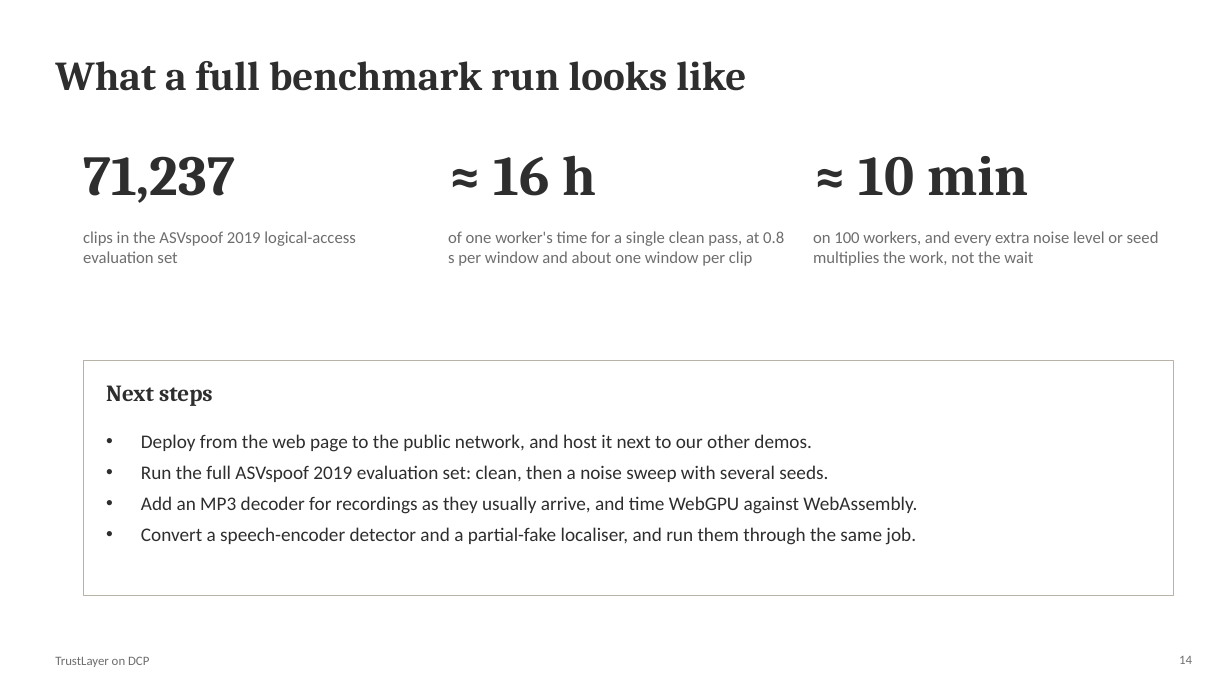
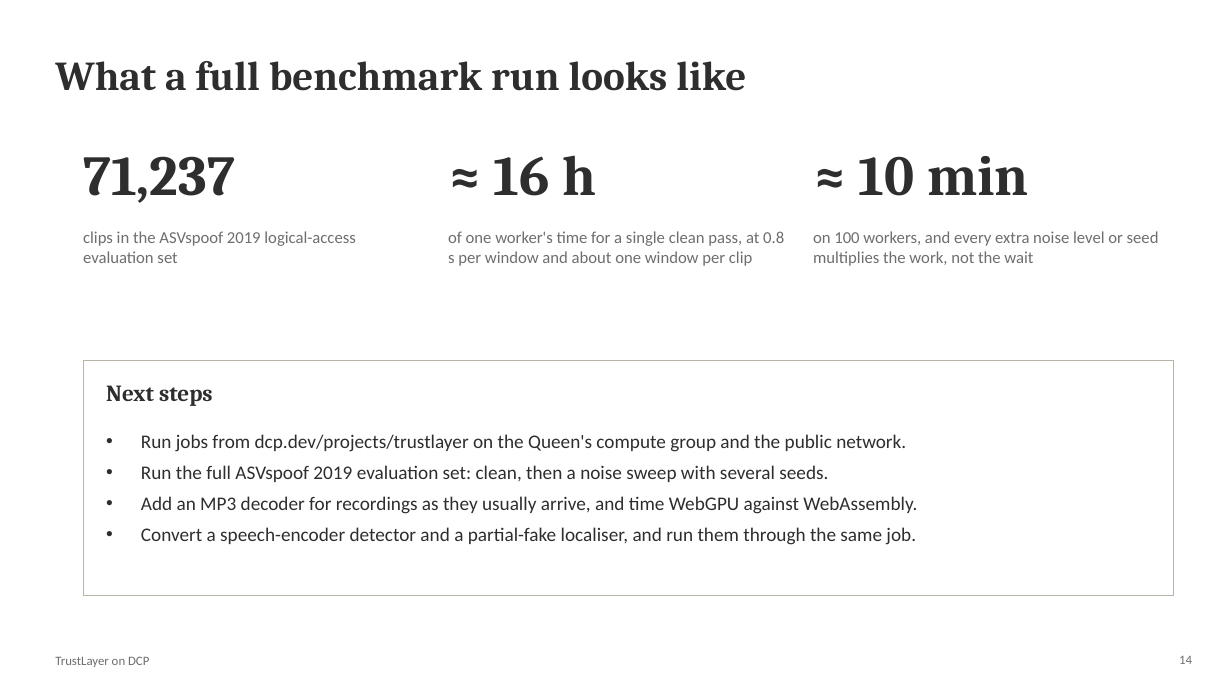
Before and after one commit to dan-distributive/trustlayer-dcp, a slide deck: slide 14 of deck/trustlayer-explainer.pptx. Drawn at 1232x693 pixels with LibreOffice and Linux fonts; fonts in the diff are those of the drawing; background and template pictures are left out. Boxes give left, top, right and bottom in pixels: in the first picture for what was removed or moved away, otherwise in the second. Text is boxed around its words. In the diff, an @@ line names an element or a change of style, - is before the commit and + after.

```diff
--- a/deck/trustlayer-explainer.pptx
+++ b/deck/trustlayer-explainer.pptx
@@ text at (x1=141, y1=434, x2=906, y2=452): text changed @@
-• Deploy from the web page to the public network, and host it next to our other demos.
+• Run jobs from dcp.dev/projects/trustlayer on the Queen's compute group and the public network.
```
Also in this commit, not shown: 2 other slides changed, 11 other files.
